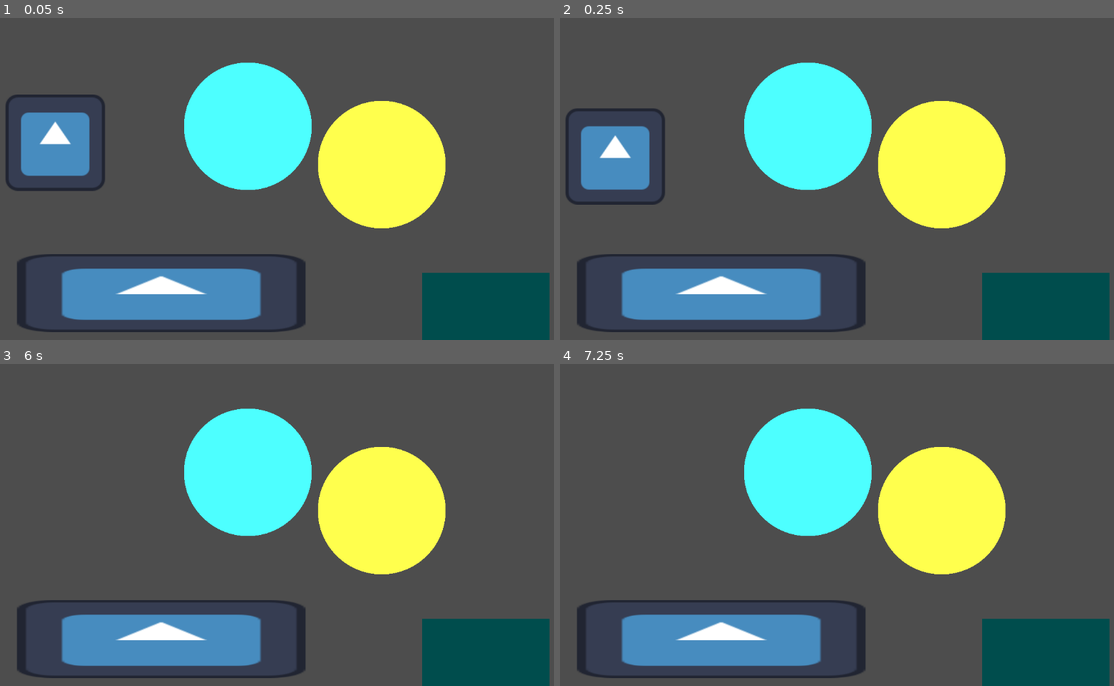
Above: before the commit, frames 1-4 (two rows, left to right).
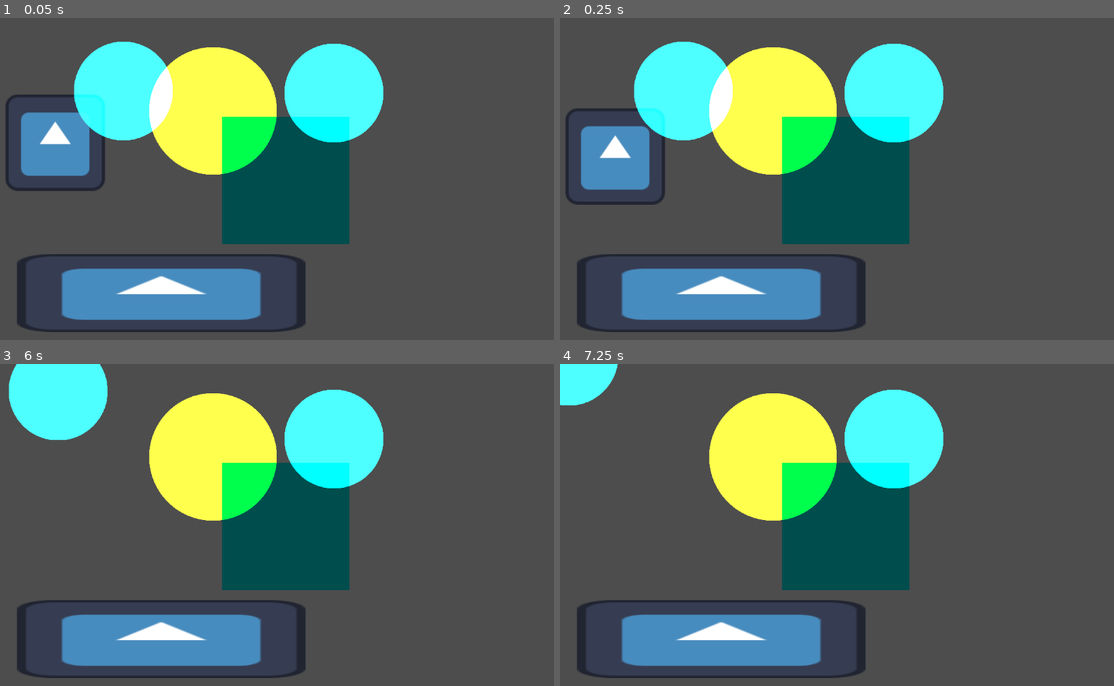
Above: after the commit, the same moments.

Repository: savardnm/mask-of-venus
Game: Godot game, scene res://main.tscn
Same seed, same stepped clock (60 frames per second), same inputs: the game is played once before the commit and once after it. The engine's default icon, where the game draws it, is replaced by a stand-in: a white triangle on a blue panel in a dark square.
Inputs (mouse positions are in pixels of both pictures, inside the frame that each line leads up to):
- Up to frame 1 (0.05 s): no input
- Up to frame 2 (0.25 s): no input
- Up to frame 3 (6 s): tap Enter (ui_accept) at 0.5, 0.77, 1.52, 3.02, 3.77, 4.52, 5.75 s; move the mouse to (415, 508) at 0.52 s; press the mouse at (415, 508) at 0.53 s; hold Right (ui_right) 0.53-2.03 s; move the mouse to (171, 541) at 1.27 s; release the mouse at (171, 541) at 1.28 s; click (171, 541) at 1.35 s; move the mouse to (343, 454) at 2.02 s; press the mouse at (343, 454) at 2.03 s; hold Left (ui_left) 2.03-2.78 s; move the mouse to (260, 589) at 2.77 s; release the mouse at (260, 589) at 2.78 s; hold Right (ui_right) 2.78-4.28 s; click (260, 589) at 2.85 s; move the mouse to (459, 573) at 3.52 s; press the mouse at (459, 573) at 3.53 s; move the mouse to (116, 476) at 4.27 s; release the mouse at (116, 476) at 4.28 s; hold Left (ui_left) 4.28-5.03 s; click (116, 476) at 4.35 s; move the mouse to (315, 525) at 5.02 s; press the mouse at (315, 525) at 5.03 s; hold Right (ui_right) 5.03-5.78 s; move the mouse to (199, 444) at 5.77 s; release the mouse at (199, 444) at 5.78 s; hold Left (ui_left) from 5.78 s (still down); click (199, 444) at 5.85 s
- Up to frame 4 (7.25 s): keep holding Left (ui_left); tap Enter (ui_accept) at 6.02, 6.5, 6.77 s; move the mouse to (975, 508) at 6.52 s; press the mouse at (975, 508) at 6.53 s

The runs differ from the first frame. In frame 1, 33% of the frame differs, in the area x 13-100%, y 7-100%; in frame 2, 33%; in frame 3, 33%; in frame 4, 30%.
Error after the commit: Invalid access to property or key 'global_position' on a base object of type 'Nil'. (res://_scripts/selector.gd:26)

Commit message:
organize main scene with spotlights

Diff:
--- a/main.tscn
+++ b/main.tscn
@@ -7,6 +7,8 @@
 [ext_resource type="Shader" uid="uid://dq7a7puer14nj" path="res://material/Shader_Add.gdshader" id="4_7mycd"]
 [ext_resource type="Texture2D" uid="uid://dekens6qjnt02" path="res://Sprites/Basic Shapes/Square.png" id="4_lquwl"]
 [ext_resource type="Script" uid="uid://clhoiqvjxcdof" path="res://_scripts/test.gd" id="5_272bh"]
+[ext_resource type="PackedScene" uid="uid://d1j6gck5rlp7s" path="res://Objects/spotlight.tscn" id="8_kek77"]
+[ext_resource type="Script" uid="uid://ikl3nxuwggej" path="res://_scripts/selector.gd" id="9_4c57u"]
 
 [sub_resource type="CircleShape2D" id="CircleShape2D_0xm2m"]
 radius = 91.78235
@@ -19,6 +21,9 @@
 
 [sub_resource type="ShaderMaterial" id="ShaderMaterial_272bh"]
 shader = ExtResource("3_7mycd")
+
+[sub_resource type="CircleShape2D" id="CircleShape2D_dg77c"]
+radius = 17.029387
 
 [node name="Root" type="Node2D" unique_id=848156233]
 
@@ -51,21 +56,31 @@
 [node name="Circle3" type="Sprite2D" parent="." unique_id=1431873370]
 material = SubResource("ShaderMaterial_5vw27")
 instance_shader_parameters/objectColor = Vector4(1, 1, 0, 1)
-position = Vector2(767, 295)
+position = Vector2(428, 187)
 texture = ExtResource("3_1bvp3")
 script = ExtResource("5_272bh")
-
-[node name="Circle2" type="Sprite2D" parent="." unique_id=1489596734]
-material = SubResource("ShaderMaterial_5vw27")
-instance_shader_parameters/objectColor = Vector4(0, 1, 1, 1)
-position = Vector2(498, 218)
-texture = ExtResource("3_1bvp3")
 
 [node name="Square" type="Sprite2D" parent="." unique_id=1838755886]
 material = SubResource("ShaderMaterial_272bh")
 instance_shader_parameters/objectColor = Vector4(1, 0, 0, 1)
-position = Vector2(976, 641)
+position = Vector2(574, 327)
 texture = ExtResource("4_lquwl")
 
 [node name="Node2D" type="Node2D" parent="." unique_id=1123501620]
 position = Vector2(778, 309)
+
+[node name="Spotlight" parent="." unique_id=1141804037 instance=ExtResource("8_kek77")]
+position = Vector2(248, 147)
+color = Color(1, 0, 1, 1)
+
+[node name="Spotlight2" parent="." unique_id=899625294 instance=ExtResource("8_kek77")]
+position = Vector2(671, 151)
+color = Color(0, 1, 1, 1)
+
+[node name="Selector" type="Area2D" parent="." unique_id=224449348]
+position = Vector2(441, 80)
+script = ExtResource("9_4c57u")
+metadata/_edit_group_ = true
+
+[node name="CollisionShape2D" type="CollisionShape2D" parent="Selector" unique_id=1079103478]
+shape = SubResource("CircleShape2D_dg77c")
